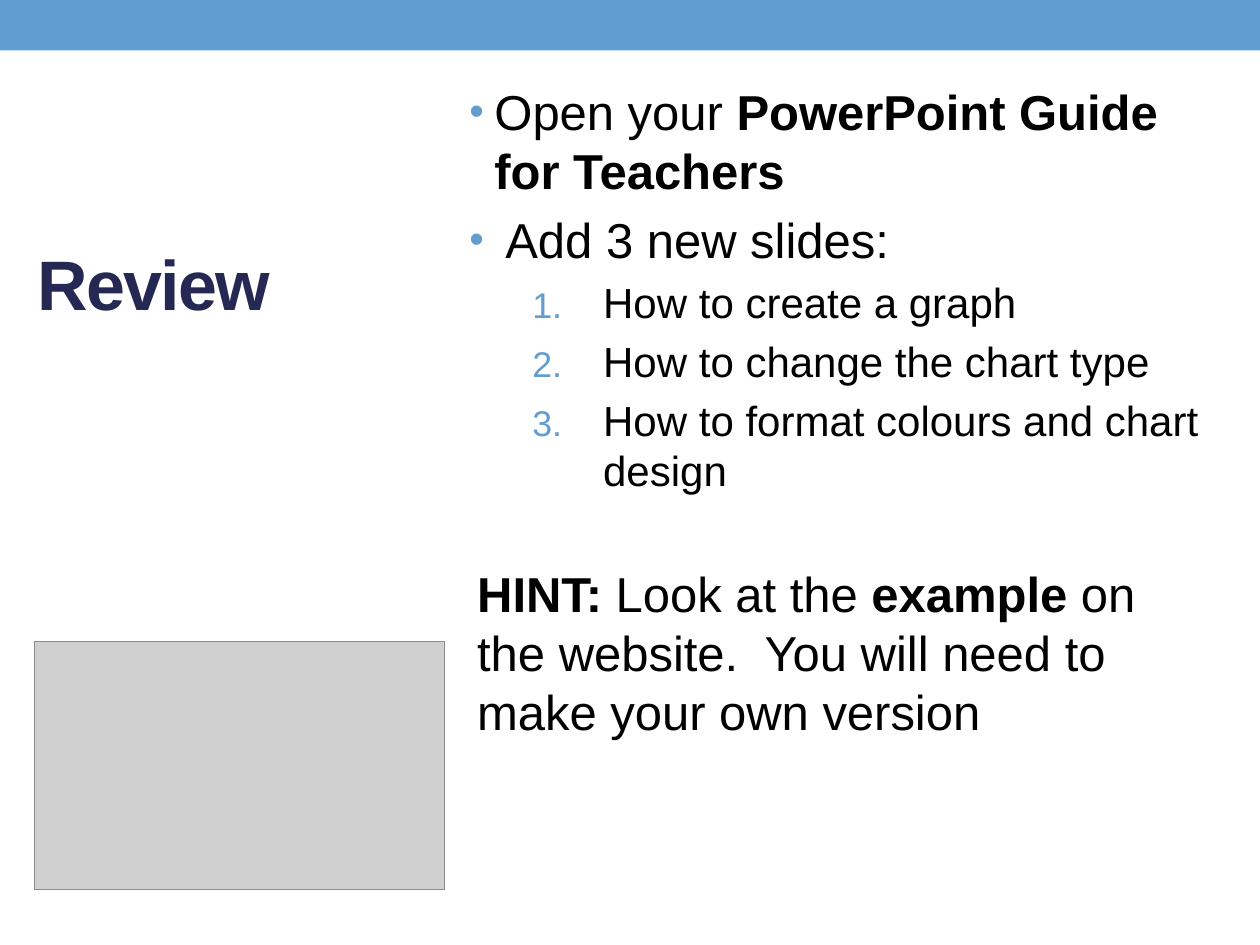
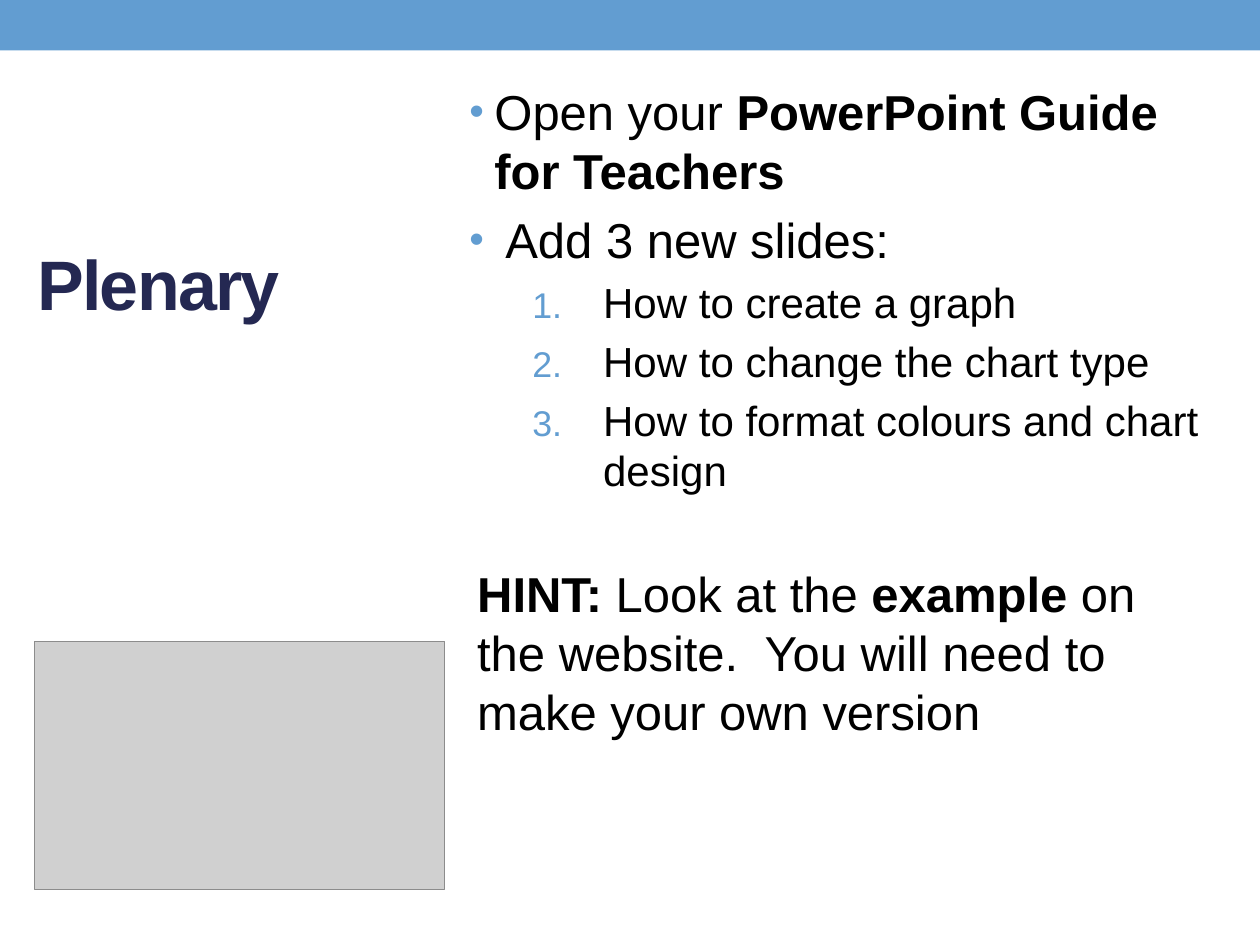
Before and after one commit to scockram/paulcockram7.github.io, a slide deck: slide 6 of 07pat/ECDLgraph.pptx. Drawn at 1260x945 pixels with LibreOffice and Linux fonts; fonts in the diff are those of the drawing; grey boxes stand for pictures; background and template pictures are left out. Boxes give left, top, right and bottom in pixels: in the first picture for what was removed or moved away, otherwise in the second. Text is boxed around its words. In the diff, an @@ line names an element or a change of style, - is before the commit and + after.

```diff
--- a/07pat/ECDLgraph.pptx
+++ b/07pat/ECDLgraph.pptx
@@ title at [37, 259, 279, 323]: text changed @@
-Review
+Plenary
```
Also in this commit, not shown: 2 other files.
